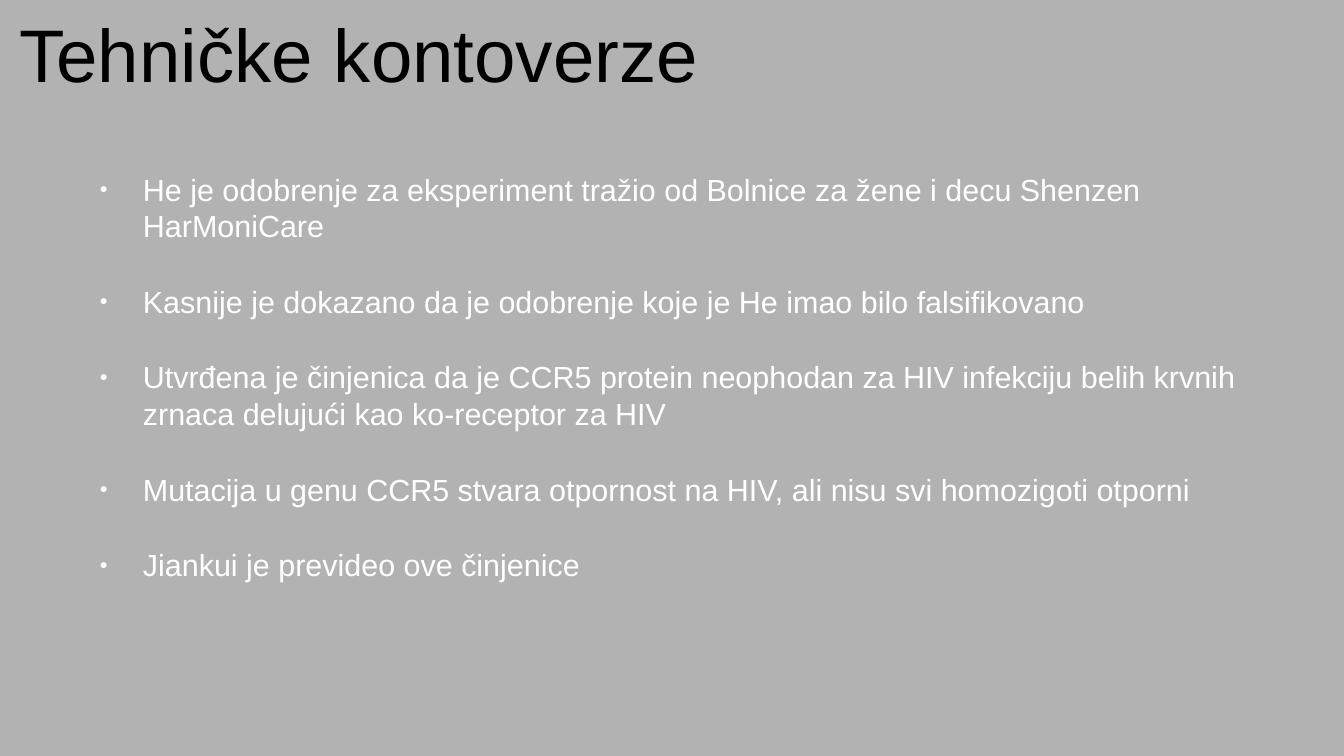
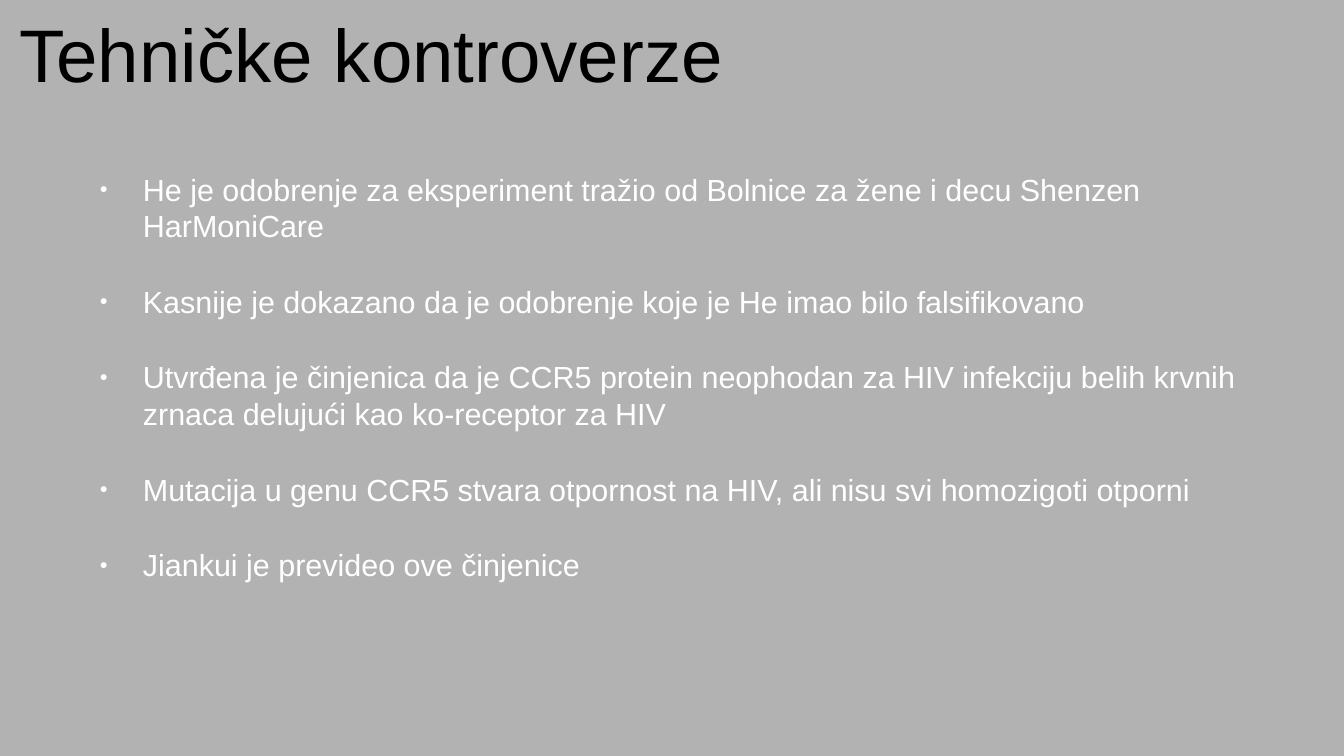
Before and after one commit to NikolaBelak/He-Jiankui-afera, a slide deck: slide 9 of He Jiankui afera.odp. Drawn at 1344x756 pixels with LibreOffice and Linux fonts; fonts in the diff are those of the drawing. Boxes give left, top, right and bottom in pixels: in the first picture for what was removed or moved away, otherwise in the second. Text is boxed around its words. In the diff, an @@ line names an element or a change of style, - is before the commit and + after.

```diff
--- a/He Jiankui afera.odp
+++ b/He Jiankui afera.odp
@@ title at bbox=[19, 27, 723, 83]: text changed @@
-Tehničke kontoverze
+Tehničke kontroverze
```
Also in this commit, not shown: 3 other slides changed, 1 other file.
